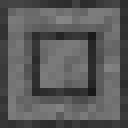
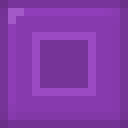
Two versions of the same layered image (128×128). Layer-by-layer changes:
removed layer "Layer 1" over (0, 0, 128, 128)
added group "BAW" with 1 layers over (0, 0, 128, 128)
added layer "Layer 3" in group "BAW" over (0, 0, 128, 128)
